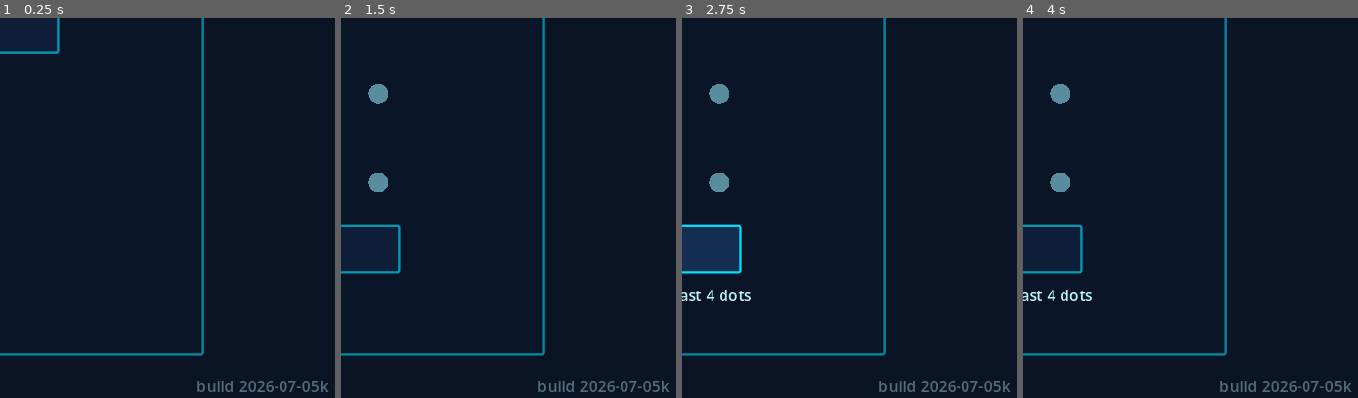
Above: before the commit, frames 1-4 (left to right).
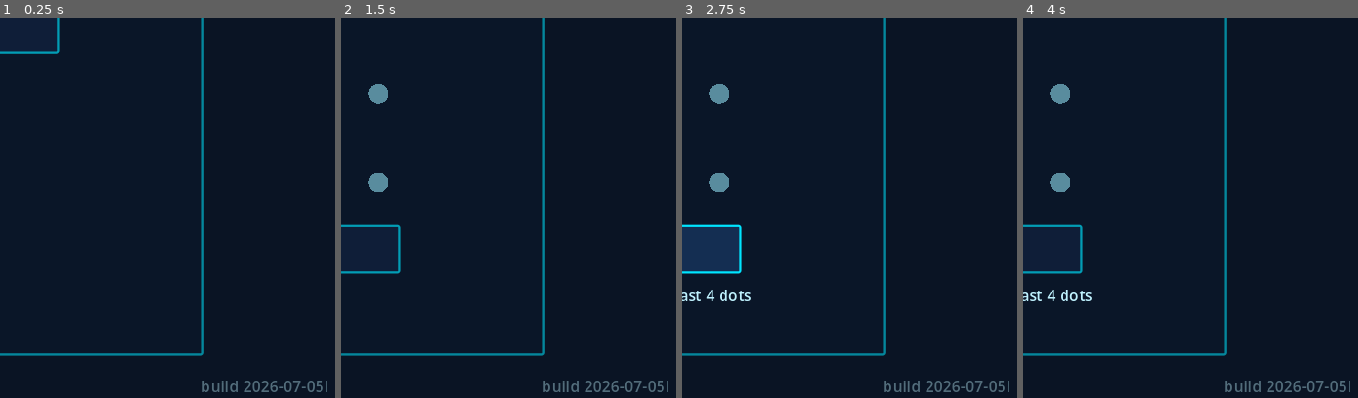
Above: after the commit, the same moments.

Repository: melqudsi/Creature
Game: Godot game, scene res://scenes/main.tscn
Two runs of this game, one before a commit and one after it. Both use one fixed random seed, a clock stepped at 60 frames per second and the inputs below.
Inputs (mouse positions are % of the whole screen's width and height, from its top left):
- Up to frame 1 (0.25 s): no input
- Up to frame 2 (1.5 s): click "NEW PLAYER" at 0.5 s; click (41, 12) at 1.27 s; type "Alex" at 1.35 s
- Up to frame 3 (2.75 s): click "OK" at 2 s
- Up to frame 4 (4 s): click "OK" at 2.75 s; click (18, 22) at 3.52 s
The pictures show only the part of the screen within x 50-100%, y 50-100%; the shares and areas given below are measured in that part.

The runs differ from the first frame. In frame 1, 0.6% of the frame differs, in the area x 58-98%, y 95-99%; in frame 2, 0.6%; in frame 3, 0.6%; in frame 4, 0.6%.

Commit message:
Enable predator eats and MATA bus squish for players and humans (build 2026-07-05l).
Tiger/bear players can run down other players and NPC humans while moving; MATA buses squish aliens, human disguises, carts, and pedestrians. Relaxed hunt gate to any movement so slow bears still eat.

Diff:
--- a/creature-godot/scripts/config.gd
+++ b/creature-godot/scripts/config.gd
@@ -24,7 +24,7 @@
 
 ## Visible build stamp so a loaded build can be identified at a glance.
 ## Keep this in sync with the build-stamp string in web/custom_shell.html.
-const BUILD_ID := "build 2026-07-05k"
+const BUILD_ID := "build 2026-07-05l"
 
 ## Landfill Dump: the spawn/respawn zone (now inside South Memphis — old-world
 ## coords + OLD_WORLD_OFFSET). All new players and respawns appear here.
--- a/creature-godot/scripts/forms/form_defs.gd
+++ b/creature-godot/scripts/forms/form_defs.gd
@@ -72,6 +72,14 @@
 static func is_zoo_animal(key: String) -> bool:
 	return key == MEMPHIS_TIGER or key == MEMPHIS_BEAR
 
+## Soft targets a hunting tiger/bear can run down (players + NPC humans).
+static func predator_eats_kind(victim_kind: String) -> bool:
+	return victim_kind == "alien" or victim_kind == "human" or victim_kind == "cart"
+
+## Soft targets a moving vehicle or MATA bus can squish.
+static func squish_victim_kind(victim_kind: String) -> bool:
+	return predator_eats_kind(victim_kind)
+
 static func is_valid(key: String) -> bool:
 	return FORMS.has(key)
 
@@ -247,6 +255,12 @@
 				"mata_bus":
 					out.die = true
 					out.reason = DEATH_BUS
+				"zoo_tiger":
+					out.die = true
+					out.reason = DEATH_TIGER
+				"zoo_bear":
+					out.die = true
+					out.reason = DEATH_BEAR
 		"propane":
 			match other_kind:
 				"vehicle", "mata_bus":
--- a/creature-godot/scripts/units/creature.gd
+++ b/creature-godot/scripts/units/creature.gd
@@ -1861,15 +1861,29 @@
 			# A remote player did this — credit them in the kill feed.
 			apply_death(res.reason, res.explode, c.creature_name)
 			return
-	# Player wearing a zoo predator form can eat exhibit animals and other players.
+	# Player wearing a zoo predator form can eat exhibit animals, humans, and
+	# other players (victims resolve their own deaths on their client when a
+	# moving remote predator contacts them — see resolve_player_death above).
 	if FormDefs.is_zoo_animal(form_key) and _predator_is_hunting():
 		var zoo := GameState.zoo_animals
 		if zoo != null and is_instance_valid(zoo) and zoo.has_method("predator_hit"):
 			if zoo.predator_hit(form_key, _world_xz()):
 				return
+		var hum := GameState.npc_humans
+		if hum != null and is_instance_valid(hum) and hum.has_method("predator_hit"):
+			if hum.predator_hit(form_key, _world_xz()):
+				GameState.show_toast("You ate a human")
+				return
+	# Moving vehicles and MATA buses squish NPC humans (player victims resolve
+	# through the remote-creature loop above).
+	if is_moving and FormDefs.is_vehicle(form_key):
+		var hum := GameState.npc_humans
+		if hum != null and is_instance_valid(hum) and hum.has_method("squish_hit"):
+			if hum.squish_hit(form_key, _world_xz()):
+				return
 
 func _predator_is_hunting() -> bool:
-	return is_moving and _speed_ease > 0.2
+	return is_moving
 
 func _nearest_tree_center() -> Vector2:
 	var best := Vector2(-1, -1)
--- a/creature-godot/scripts/world/npc_humans.gd
+++ b/creature-godot/scripts/world/npc_humans.gd
@@ -364,6 +364,29 @@
 # Deaths (anything lethal)
 # ---------------------------------------------------------------------------
 
+func predator_hit(predator_form: String, pos: Vector2) -> bool:
+	for h in _humans.duplicate():
+		var node: Node3D = h["node"]
+		if not is_instance_valid(node):
+			continue
+		var d := pos.distance_to(Vector2(node.position.x, node.position.z))
+		if d <= FormDefs.radius(predator_form) + FormDefs.radius(FormDefs.HUMAN):
+			_kill_human(h)
+			return true
+	return false
+
+## A moving player vehicle or MATA bus ran over a pedestrian.
+func squish_hit(vehicle_key: String, pos: Vector2) -> bool:
+	for h in _humans.duplicate():
+		var node: Node3D = h["node"]
+		if not is_instance_valid(node):
+			continue
+		var d := pos.distance_to(Vector2(node.position.x, node.position.z))
+		if d <= FormDefs.radius(vehicle_key) + FormDefs.radius(FormDefs.HUMAN):
+			_kill_human(h)
+			return true
+	return false
+
 func _check_kills() -> void:
 	var traffic := GameState.npc_traffic
 	if traffic != null and is_instance_valid(traffic) and traffic.has_method("hits_position_at_speed"):
@@ -374,18 +397,10 @@
 	var player := GameState.player_creature
 	if player == null or not is_instance_valid(player) or player.is_dead or player.is_spawning:
 		return
-	var lethal_player: bool = player.is_moving and (FormDefs.is_vehicle(player.form_key) \
-		or FormDefs.is_zoo_animal(player.form_key))
-	if not lethal_player:
-		return
-	var my := Vector2(player.position.x, player.position.z)
-	for h in _humans.duplicate():
-		var node: Node3D = h["node"]
-		if not is_instance_valid(node):
-			continue
-		var d := my.distance_to(Vector2(node.position.x, node.position.z))
-		if d <= FormDefs.radius(player.form_key) + FormDefs.radius(FormDefs.HUMAN):
-			_kill_human(h)
+	if player.is_moving and FormDefs.is_vehicle(player.form_key):
+		squish_hit(player.form_key, Vector2(player.position.x, player.position.z))
+	elif player.is_moving and FormDefs.is_zoo_animal(player.form_key):
+		predator_hit(player.form_key, Vector2(player.position.x, player.position.z))
 
 func _on_explosion(world_pos: Vector3, radius: float) -> void:
 	var center := Vector2(world_pos.x, world_pos.z)
Not shown, changed: README.md
Not shown, changed: creature-godot/web/custom_shell.html
Not shown, changed: index.html
Not shown, changed: index.pck
Not shown, changed: index.service.worker.js
